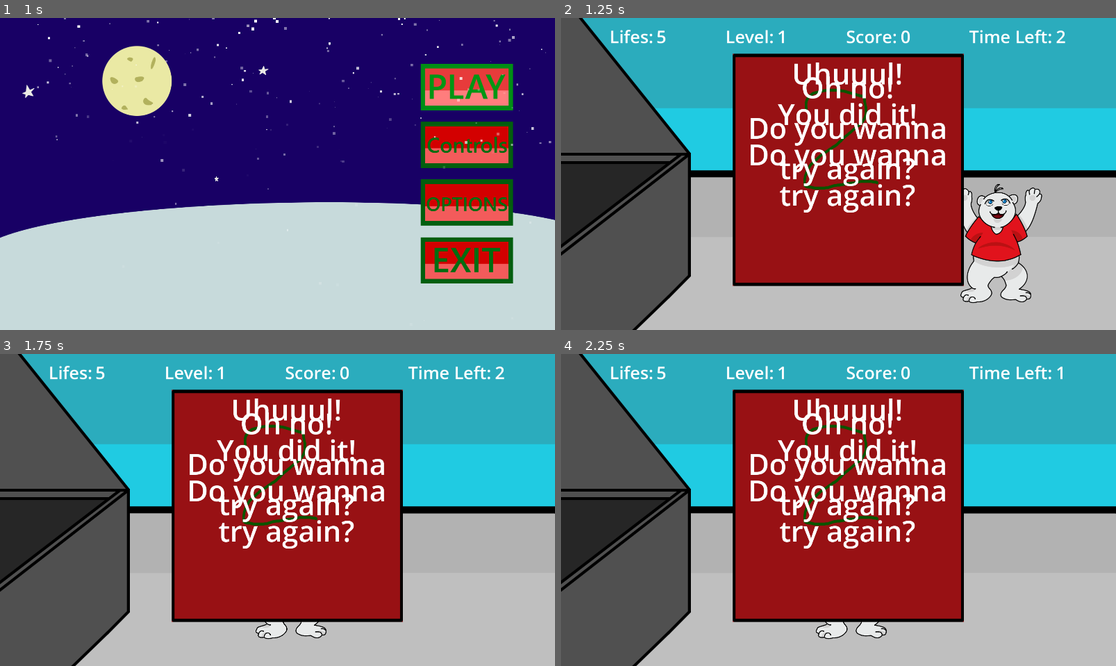
Above: before the commit, frames 1-4 (two rows, left to right).
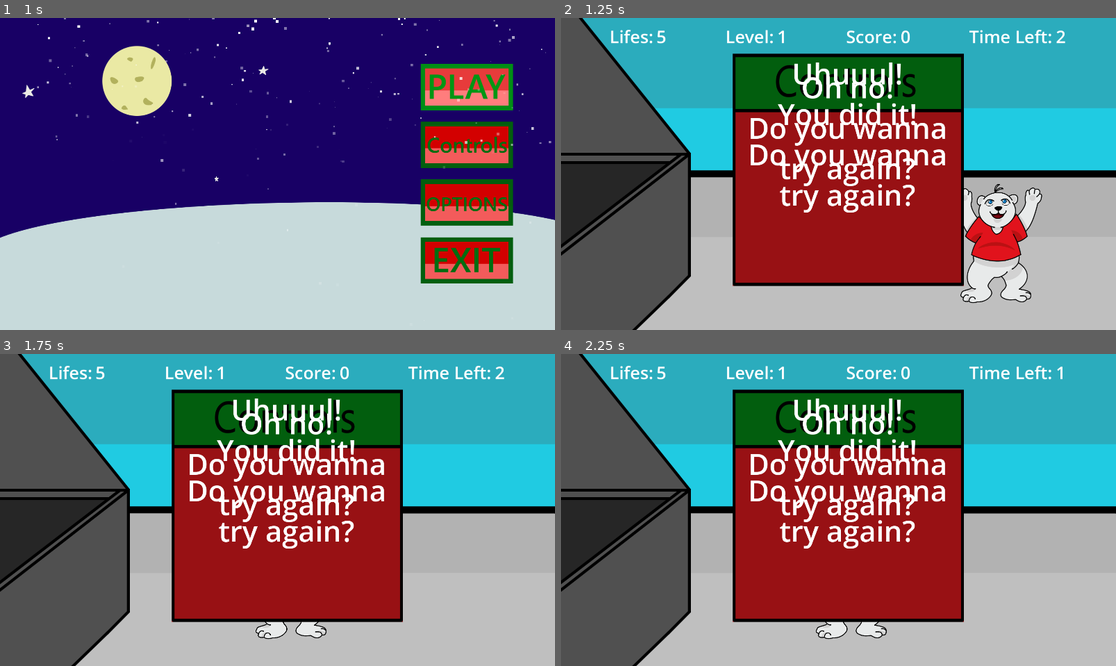
Above: after the commit, the same moments.

Repository: AnaVSSCaldeira/Christmas-Game
Game: Godot game, scene res://Menu/Scenes/Menu.tscn
The game is run twice, just before and just after one commit, with the same random seed, the same clock (stepped at 60 frames per second) and the same inputs.
Inputs (mouse positions are in pixels of both pictures, inside the frame that each line leads up to):
- Up to frame 1 (1 s): click (466, 86) at 0.5 s
- Up to frame 2 (1.25 s): no input
- Up to frame 3 (1.75 s): click (294, 497) at 1.25 s
- Up to frame 4 (2.25 s): click (855, 497) at 2 s

Frame 1 is identical in both runs. In frame 2, 6.6% of the frame differs, in the area x 30-73%, y 11-56%; in frame 3, 6.6%; in frame 4, 6.6%.

Commit message:
Adicao de novas artes de botoes

Diff:
--- a/bean_counters/Menu/Scenes/Menu.tscn
+++ b/bean_counters/Menu/Scenes/Menu.tscn
@@ -16,8 +16,8 @@
 [ext_resource type="Texture2D" uid="uid://b8kmgnfrgu7w8" path="res://Game/Images/b_controls_hover.png" id="8_co3wy"]
 [ext_resource type="AudioStream" uid="uid://xcctjxdglg04" path="res://Menu/SFX and Musics/christmas_snow_by_villatic_music.mp3" id="14_co3wy"]
 [ext_resource type="PackedScene" uid="uid://de1q6qyaxlud5" path="res://Scenes/Snow_effect.tscn" id="15_hkslu"]
-[ext_resource type="Texture2D" uid="uid://dcce5wn20hom1" path="res://Game/Images/b_exit.png" id="16_44ixw"]
-[ext_resource type="Texture2D" uid="uid://1hbwbbly1of3" path="res://Game/Images/b_exit_hover.png" id="17_0ip5m"]
+[ext_resource type="Texture2D" uid="uid://cvcxyyep7cctv" path="res://Menu/Images/b_save.png" id="16_44ixw"]
+[ext_resource type="Texture2D" uid="uid://d0ibm55e0a3vl" path="res://Menu/Images/b_save_hover.png" id="17_0ip5m"]
 
 [node name="Menu" type="Node2D"]
 script = ExtResource("1_1c4t6")
@@ -113,6 +113,7 @@
 position = Vector2(942, 0)
 
 [node name="Options_screen" type="Control" parent="."]
+visible = false
 layout_mode = 3
 anchors_preset = 0
 offset_left = 930.0
@@ -180,13 +181,22 @@
 [node name="Save" type="TextureButton" parent="Options_screen"]
 layout_mode = 0
 offset_left = -91.0
-offset_top = 221.0
+offset_top = 194.0
 offset_right = 309.0
-offset_bottom = 421.0
+offset_bottom = 394.0
 scale = Vector2(0.5, 0.5)
 mouse_default_cursor_shape = 2
 texture_normal = ExtResource("16_44ixw")
 texture_hover = ExtResource("17_0ip5m")
+
+[node name="Hover" type="AudioStreamPlayer" parent="Options_screen/Save"]
+stream = ExtResource("5_oxlmi")
+bus = &"SFX"
+
+[node name="Click" type="AudioStreamPlayer" parent="Options_screen/Save"]
+process_mode = 3
+stream = ExtResource("6_oqrcm")
+bus = &"SFX"
 
 [node name="Control_screen" type="Control" parent="."]
 visible = false
--- a/bean_counters/Menu/Scripts/menu.gd
+++ b/bean_counters/Menu/Scripts/menu.gd
@@ -8,6 +8,8 @@
 	screen2.visible = false
 	for button in $Control/VBoxContainer.get_children():
 		button.connect("mouse_entered", Callable(self, "_on_button_hovered").bind(button))
+
+	$Options_screen/Save.connect("mouse_entered", Callable(self, "_on_button_hovered").bind($Options_screen/Save))
 
 func _on_button_hovered(button):
 	var sound = button.get_node("Hover")
@@ -49,6 +51,10 @@
 	get_tree().quit()
 
 func _on_save_pressed():
+	var button = get_node("Options_screen/Save")
+	var sound = button.get_node("Click")
+	if sound:
+		sound.play()
 	# AudioServer.set_bus_volume_db(0, linear_to_db($Options_screen/VBoxContainer/SliderMaster.value))
 	AudioServer.set_bus_volume_db(1, linear_to_db($Options_screen/VBoxContainer/SliderMusic.value))
 	AudioServer.set_bus_volume_db(2, linear_to_db($Options_screen/VBoxContainer/SliderSFX.value))
Binary file removed: bean_counters/Game/Images/screen.png
Binary file changed: bean_counters/Game/Images/screen1.png
Binary file changed: bean_counters/Game/Images/screen2.png
Binary file added: bean_counters/Menu/Images/b_back.png
Not shown, added: bean_counters/Menu/Images/b_back.png.import
Binary file added: bean_counters/Menu/Images/b_back_hover.png
Not shown, added: bean_counters/Menu/Images/b_back_hover.png.import
Binary file added: bean_counters/Menu/Images/b_save.png
Not shown, changed: bean_counters/Menu/Images/b_save.png.import
Binary file added: bean_counters/Menu/Images/b_save_hover.png
Not shown, added: bean_counters/Menu/Images/b_save_hover.png.import
Not shown, removed: bean_counters/Game/Images/bag.kra~
(and 51 more such lines)
